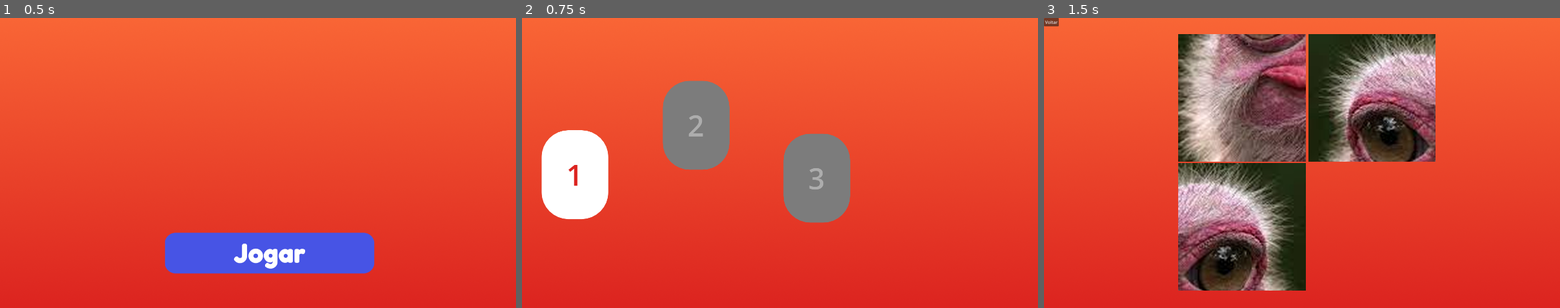
Above: before the commit, frames 1-3 (left to right).
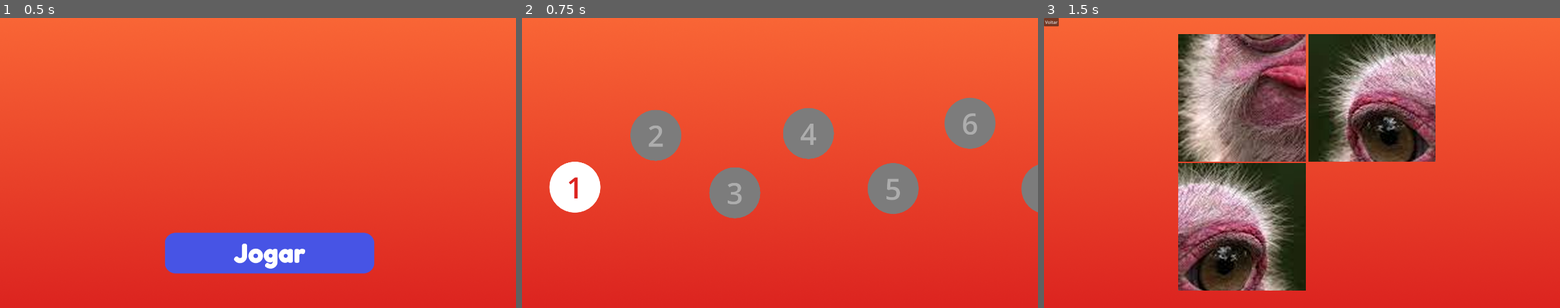
Above: after the commit, the same moments.

Repository: libumdsgn/quebra-cabecas
Game: Godot game, scene res://scenes/Main.tscn
Same seed, same stepped clock (60 frames per second), same inputs: the game is played once before the commit and once after it.
Inputs (mouse positions are in pixels of both pictures, inside the frame that each line leads up to):
- Up to frame 1 (0.5 s): no input
- Up to frame 2 (0.75 s): click (790, 252) at 0.5 s
- Up to frame 3 (1.5 s): click "1" at 1.25 s

Frame 1 is identical in both runs. In frame 2, 15% of the frame differs, in the area x 3-100%, y 21-71%; in frame 3, nothing differs.

Commit message:
niveis adicionados

Diff:
--- a/scenes/Niveis.tscn
+++ b/scenes/Niveis.tscn
@@ -17,29 +17,85 @@
 
 [node name="Background" parent="." instance=ExtResource("2_eev7p")]
 layout_mode = 0
-offset_right = 1920.0
+offset_right = 3277.0
 offset_bottom = 1080.0
 mouse_filter = 2
 
 [node name="BotaoNivel" parent="." instance=ExtResource("1_gdal1")]
 layout_mode = 1
-offset_left = 73.0
-offset_top = 418.0
-offset_right = 131.04001
-offset_bottom = 558.96
+offset_left = 102.0
+offset_top = 535.0
+offset_right = 101.91998
+offset_bottom = 534.92
 
 [node name="BotaoNivel2" parent="." instance=ExtResource("1_gdal1")]
 layout_mode = 1
-offset_left = 524.0
-offset_top = 234.0
-offset_right = 582.04
-offset_bottom = 374.96002
+offset_left = 403.0
+offset_top = 342.0
+offset_right = 402.91998
+offset_bottom = 341.91998
 text = "2"
 
 [node name="BotaoNivel3" parent="." instance=ExtResource("1_gdal1")]
 layout_mode = 1
-offset_left = 973.0
-offset_top = 431.0
-offset_right = 1031.04
-offset_bottom = 571.96
+offset_left = 697.0
+offset_top = 556.0
+offset_right = 696.92
+offset_bottom = 555.92
 text = "3"
+
+[node name="BotaoNivel4" parent="." instance=ExtResource("1_gdal1")]
+layout_mode = 1
+offset_left = 971.0
+offset_top = 335.0
+offset_right = 970.92
+offset_bottom = 334.91998
+text = "4"
+
+[node name="BotaoNivel5" parent="." instance=ExtResource("1_gdal1")]
+layout_mode = 1
+offset_left = 1286.0
+offset_top = 540.0
+offset_right = 1285.9199
+offset_bottom = 539.92
+text = "5"
+
+[node name="BotaoNivel6" parent="." instance=ExtResource("1_gdal1")]
+layout_mode = 1
+offset_left = 1572.0
+offset_top = 297.0
+offset_right = 1571.9199
+offset_bottom = 296.91998
+text = "6"
+
+[node name="BotaoNivel7" parent="." instance=ExtResource("1_gdal1")]
+layout_mode = 1
+offset_left = 1858.0
+offset_top = 540.0
+offset_right = 1857.9199
+offset_bottom = 539.92
+text = "7"
+
+[node name="BotaoNivel8" parent="." instance=ExtResource("1_gdal1")]
+layout_mode = 1
+offset_left = 2152.0
+offset_top = 314.0
+offset_right = 2151.92
+offset_bottom = 313.91998
+text = "8"
+
+[node name="BotaoNivel9" parent="." instance=ExtResource("1_gdal1")]
+layout_mode = 1
+offset_left = 2455.0
+offset_top = 544.0
+offset_right = 2454.92
+offset_bottom = 543.92
+text = "9"
+
+[node name="BotaoNivel10" parent="." instance=ExtResource("1_gdal1")]
+layout_mode = 1
+offset_left = 2765.0
+offset_top = 310.0
+offset_right = 2764.92
+offset_bottom = 309.91998
+text = "10"
